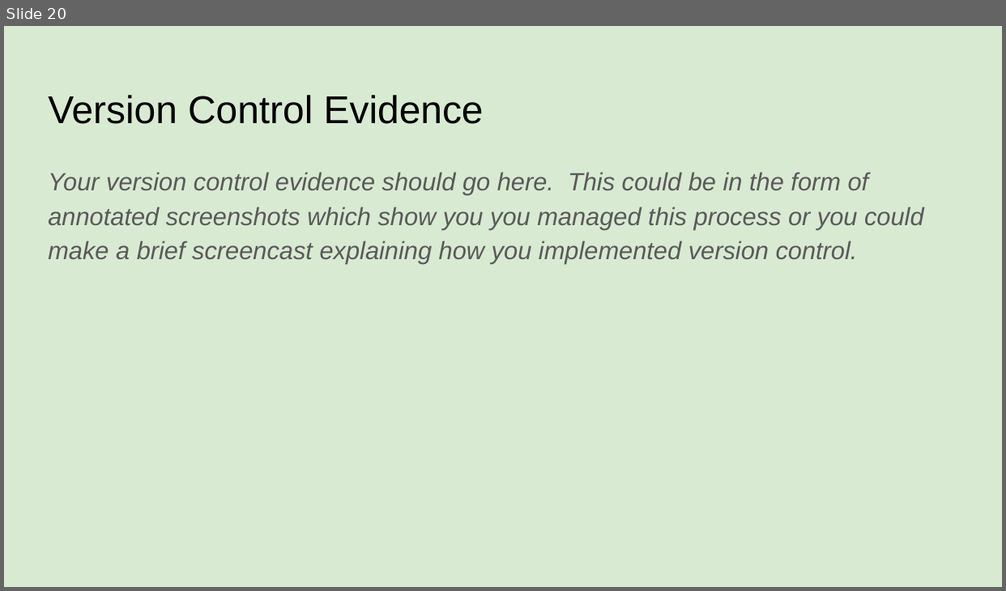
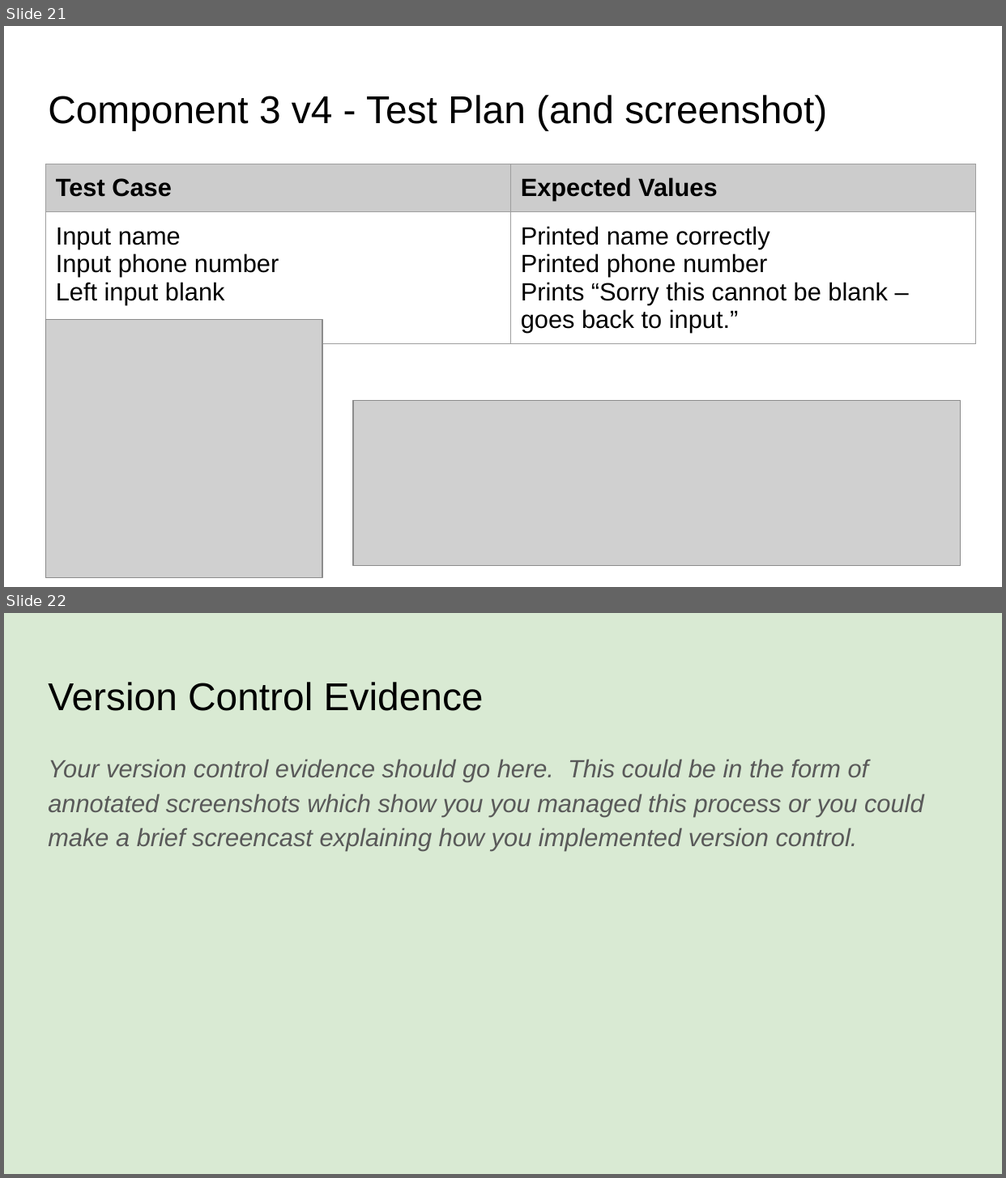
Before and after one commit to xkiio/desktop-tutorial, a slide deck: 022_91893+_+91897+Documentation.pptx. Shown one above the other, each under a label of ours: slide 20 before the commit, slides 21 and 22 after it. The pictures are 1006x591 and 1006x1178 pixels, drawn with LibreOffice and Linux fonts; fonts in the diff are those of the drawing; grey boxes stand for pictures. Boxes give left, top, right and bottom in pixels: in the first picture for what was removed or moved away, otherwise in the second. Text is boxed around its words. In the diff, an @@ line names an element or a change of style, - is before the commit and + after.

Commit message:
Pickup version 4
Created a function for not_blank and used it to validate name and phone number.

```diff
--- a/022_91893+_+91897+Documentation.pptx
+++ b/022_91893+_+91897+Documentation.pptx
@@ slide 21 added at (4,26,1002,587), background #FFFFFF @@
@@ title added at (48,95,827,130), 28 pt, text #000000 @@
+Component 3 v4 - Test Plan (and screenshot)
@@ table added at (46,165,976,354), 2 rows, 2 columns @@
+Test Case | Expected Values
+Input name / Input phone number / Left input blank | Printed name correctly / Printed phone number / Prints “Sorry this cannot be blank – goes back to input.”
@@ picture added at (46,319,322,578) @@
@@ picture added at (353,400,960,565) @@
@@ what was slide 20 is now slide 22 @@
```
Also in this commit, not shown: 2 slides changed, 1 other slide added, 2 other files.
